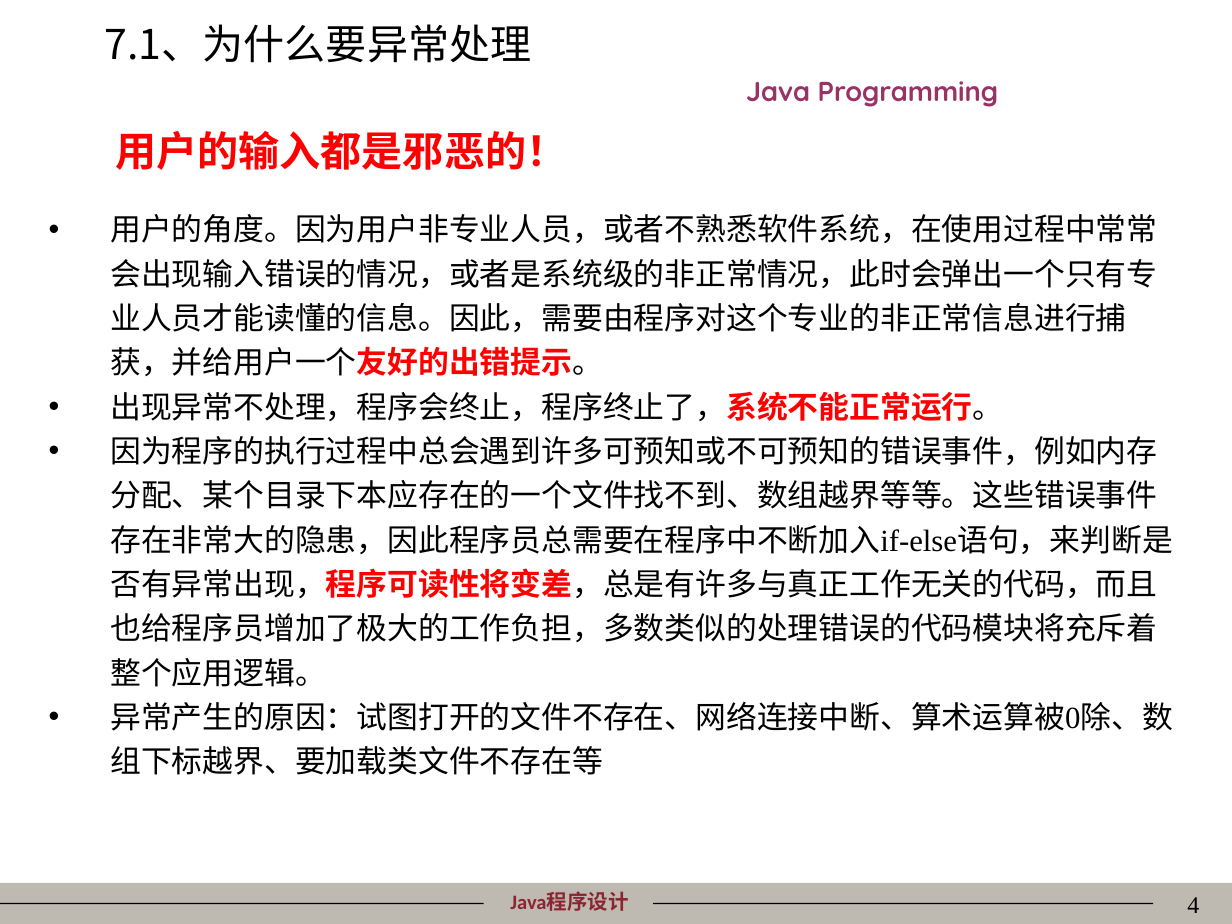
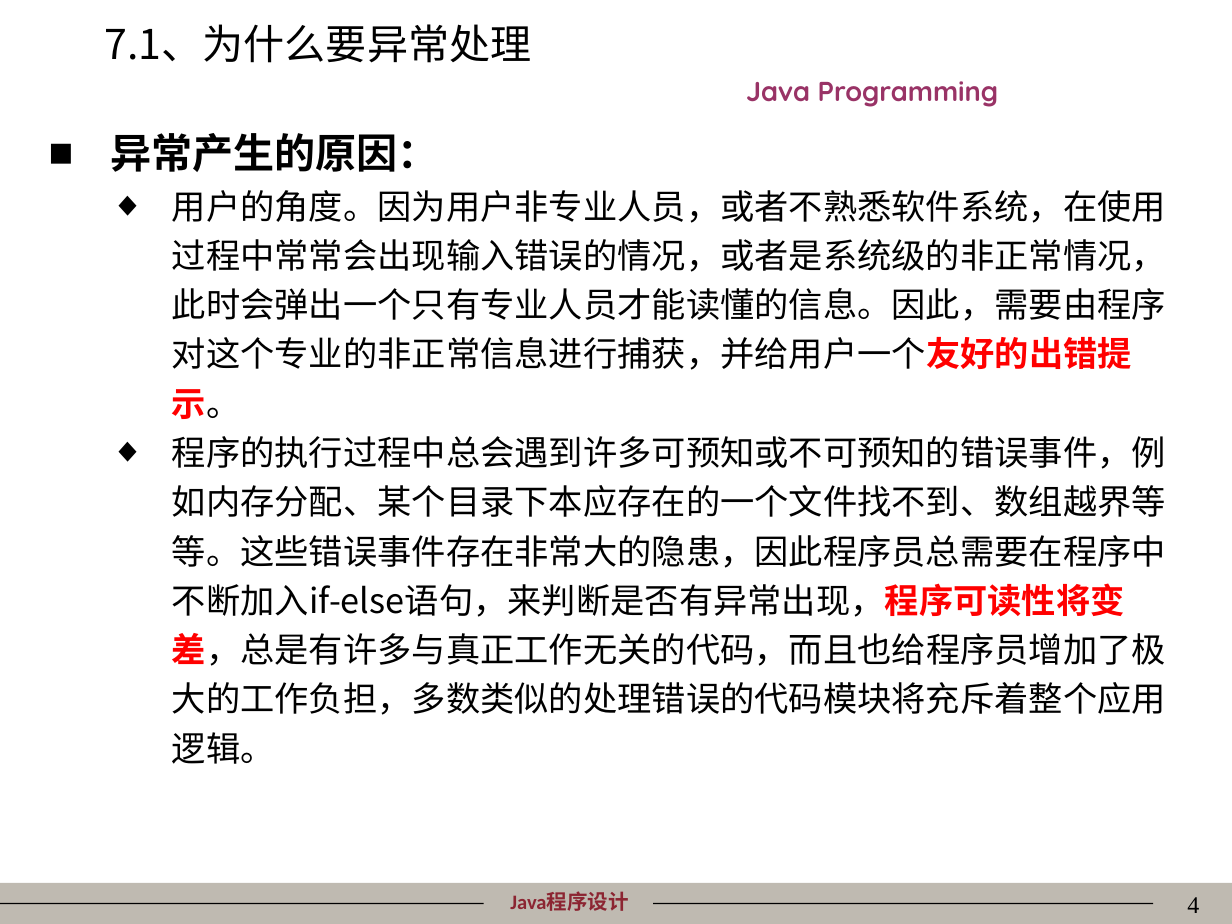
Before and after one commit to mordeky/Java, a slide deck: slide 4 of PPT/07异常处理.ppt. Drawn at 1232x924 pixels with LibreOffice and Linux fonts; fonts in the diff are those of the drawing; background and template pictures are left out. Boxes give left, top, right and bottom in pixels: in the first picture for what was removed or moved away, otherwise in the second. Text is boxed around its words. In the diff, an @@ line names an element or a change of style, - is before the commit and + after.

Commit message:
修订了ch05~ch08的PPT，并增加了相应代码。

```diff
--- a/PPT/07异常处理.ppt
+++ b/PPT/07异常处理.ppt
@@ text "异常产生的原因：": place and size @@
-text "异常产生的原因：" at [110, 214, 1173, 775]
+text "异常产生的原因：" at [110, 133, 1166, 764]
@@ text at [110, 133, 439, 172]: paragraph added @@
+■ 异常产生的原因：
@@ text removed at [116, 131, 568, 170] @@
-用户的输入都是邪恶的！
@@ text at [172, 190, 1166, 419]: size 18 to 20 pt, font Times New Roman to Noto Sans CJK SC in "用户的角度。因为用户非专业人员，或者不熟悉软件系统，在使用过程中常常会出现输入错误的情况，或者是系统级的非正常情况，此时 ..."; bullet • to ◆; list level 1 to 2 in "用户的角度。因为用户非专业人员，或者不熟悉软件系统，在使用过程中常常会出现输入错误的情况，或者是系统级的非正常情况，此时 ..." @@
@@ text at [172, 436, 1166, 764]: text changed; size 18 to 20 pt; font Times New Roman to Noto Sans CJK SC @@
-• 出现异常不处理，程序会终止，程序终止了，系统不能正常运行。
-• 因为程序的执行过程中总会遇到许多可预知或不可预知的错误事件，例如内存分配、某个目录下本应存在的一个文件找不到、数组越界等等。这些错误事件存在非常大的隐患，因此程序员总需要在程序中不断加入if-else语句，来判断是否有异常出现，程序可读性将变差，总是有许多与真正工作无关的代码，而且也给程序员增加了极大的工作负担，多数类似的处理错误的代码模块将充斥着整个应用逻辑。
-• 异常产生的原因：试图打开的文件不存在、网络连接中断、算术运算被0除、数组下标越界、要加载类文件不存在等
+  ◆ 程序的执行过程中总会遇到许多可预知或不可预知的错误事件，例如内存分配、某个目录下本应存在的一个文件找不到、数组越界等等。这些错误事件存在非常大的隐患，因此程序员总需要在程序中不断加入if-else语句，来判断是否有异常出现，程序可读性将变差，总是有许多与真正工作无关的代码，而且也给程序员增加了极大的工作负担，多数类似的处理错误的代码模块将充斥着整个应用逻辑。
```
Also in this commit, not shown: 5 other slides changed, 3 slides removed, 43 other files.
